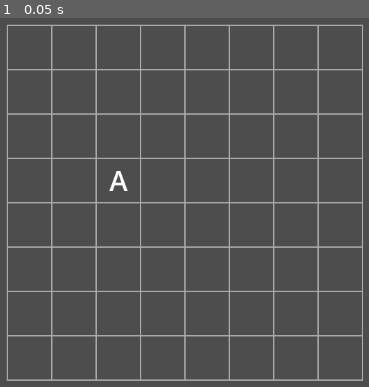
Above: before the commit, frame 1.
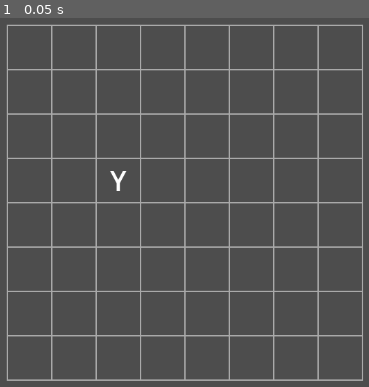
Above: after the commit, the same moment.

Repository: fehudma/godot_projects
Game: Godot game, scene res://Scenes/game.tscn
Same seed, same stepped clock (60 frames per second), same inputs: the game is played once before the commit and once after it.
Inputs:
- Up to frame 1 (0.05 s): no input

The runs differ from the first frame. In frame 1, 0.2% of the frame differs, in the area x 29-35%, y 41-47%.

Commit message:
added storage of grid_positions (logical cell) and position (visual cell)

Diff:
--- a/Scenes/board.gd
+++ b/Scenes/board.gd
@@ -53,5 +53,11 @@
 func _ready() -> void:
 	var piece: Piece = PIECE_SCENE.instantiate()
 	add_child(piece)
-	piece.position = grid_to_pixel(2, 3)
-	piece.set_letter("A")
+
+	var target_cell := Vector2i(2, 3)
+
+	piece.set_grid_position(target_cell)
+	piece.position = grid_to_pixel(target_cell.x, target_cell.y)
+	piece.set_letter("Y")
+
+	print(piece.grid_position)
--- a/Scenes/piece.gd
+++ b/Scenes/piece.gd
@@ -4,9 +4,15 @@
 
 @onready var letter_label: Label = $LetterLabel
 
+#==========================VARS
 var letter: String = "A"
+var grid_position: Vector2i = Vector2i.ZERO
 
+#==========================HELPERS
+func set_grid_position(new_grid_position: Vector2i) -> void:
+	grid_position = new_grid_position
 
+#==========================INIT
 func _ready() -> void:
 	set_letter(letter)
 
